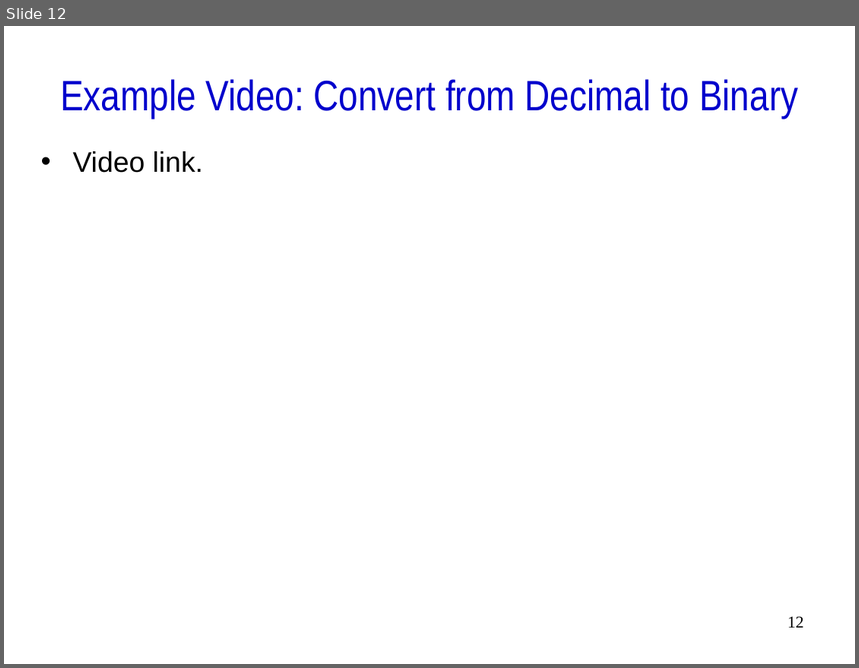
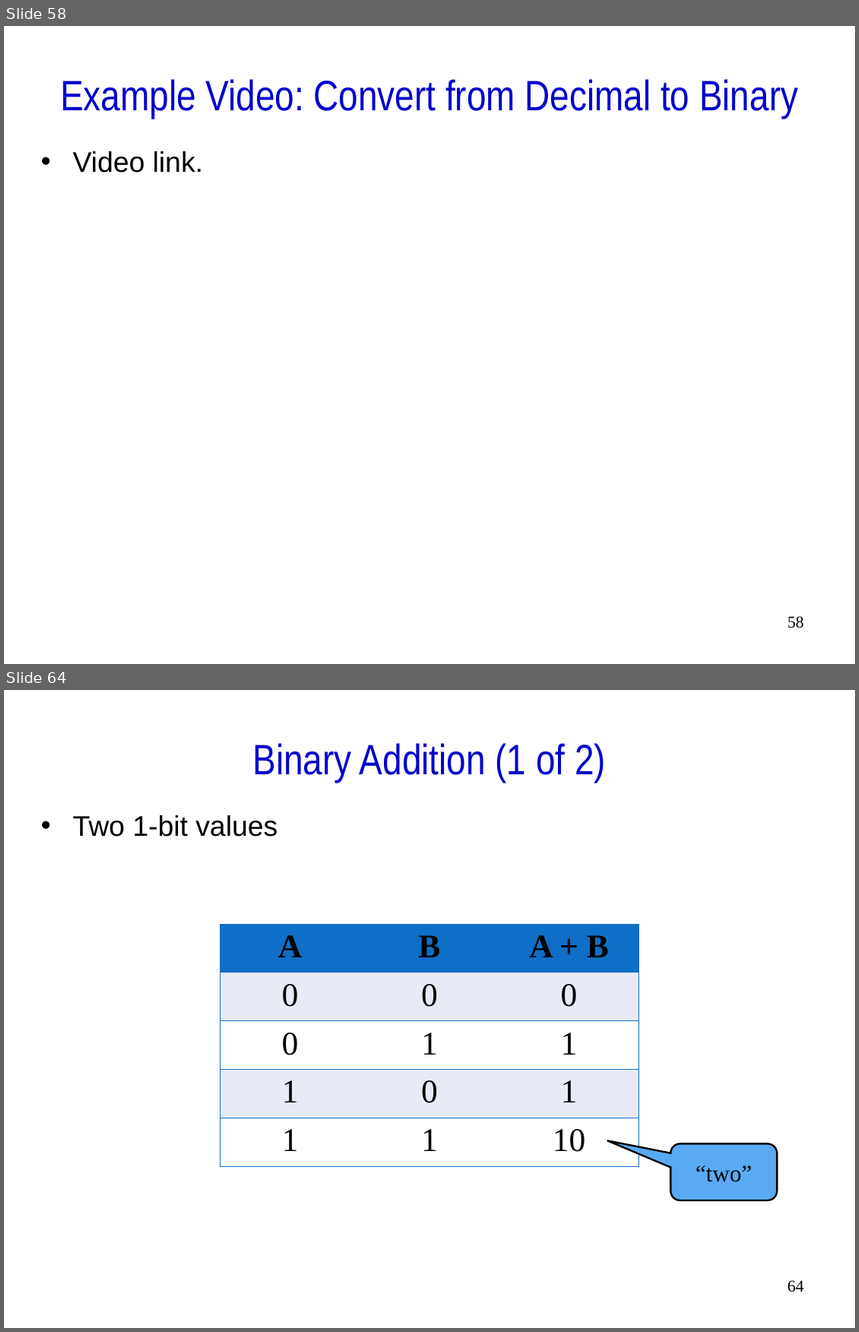
Before and after one commit to mochizukimax/ee260_2019_spring_materials_week_02_repo, a slide deck: docs/slides/ee260_2019_spring_materials_week_02_slides.ppt. Shown one above the other, each under a label of ours: slide 12 before the commit, slides 58 and 64 after it; the slides between them are not shown. The pictures are 859x668 and 859x1332 pixels, drawn with LibreOffice and Linux fonts; fonts in the diff are those of the drawing. Boxes give left, top, right and bottom in pixels: in the first picture for what was removed or moved away, otherwise in the second. Text is boxed around its words. In the diff, an @@ line names an element or a change of style, - is before the commit and + after.

```diff
--- a/docs/slides/ee260_2019_spring_materials_week_02_slides.ppt
+++ b/docs/slides/ee260_2019_spring_materials_week_02_slides.ppt
@@ slide 64 added at [4,690,855,1328], background #FFFFFF @@
@@ title added at [253,743,606,781], 36 pt, text #0000CC @@
+Binary Addition (1 of 2)
@@ text added at [73,815,278,837], 24 pt, text #000000 @@
+• Two 1-bit values
@@ table added at [220,924,639,1165], 5 rows, 3 columns @@
+A | B | A + B
+0 | 0 | 0
+0 | 1 | 1
+1 | 0 | 1
+1 | 1 | 10
@@ rounded speech box added at [671,1144,777,1201], fill #59AAF2, outline #000000 1.5 pt, 20 pt, text #000000 @@
+“two”
@@ page number added at [788,1281,804,1293], 14 pt, text #000000 @@
+64
@@ what was slide 12 is now slide 58 @@
@@ page number at [788,617,804,629]: text changed @@
-12
+58
```
Also in this commit, not shown: 8 slides changed, 69 other slides added, 19 slides removed, 2 other files.
